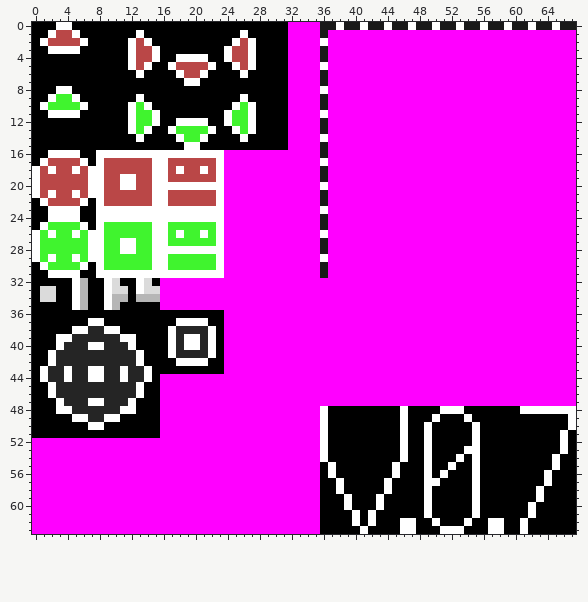
Two states of a sprite sheet, src/main/resources/assets/layertab.png. Above is the file before it was changed.
The file is 68x64 pixels.
After the commit:
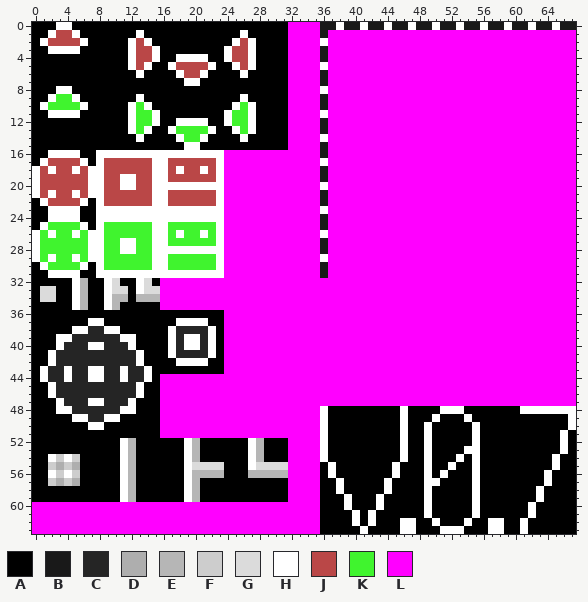
Palette (. is transparent): A #000000  B #191919  C #252525  D #aeaeae  E #b6b6b6  F #cdcdcd  G #dbdbdb  H #ffffff  J #ba4747  K #40f42e  L #ff00ff
What changed:
Colour L becomes colour A in rows 52 to 53 at x 0 to 10, 13 to 18, 21 to 26 and 29 to 31; in row 54 at x 0 to 1, 6 to 10, 13 to 18, 21 to 26 and 29 to 31; in rows 55 to 56 at x 0 to 1, 6 to 10, 13 to 18 and 24 to 26; in row 57 at x 0 to 1, 6 to 10, 13 to 18 and 21 to 31; in rows 58 to 59 at x 0 to 10, 13 to 18 and 21 to 31.
Colour L becomes colour D in row 55 at x 3 and 5; in row 57 at x 3 and 5.
Colour L becomes colour E in rows 52 to 54 at x 12, 20 and 28; in row 55 at x 12; in row 56 at x 12, 20 to 23 and 27 to 31; in rows 57 to 59 at x 12 and 20.
Colour L becomes colour F in row 54 at x 3 and 5; in row 55 at x 2 and 4; in row 56 at x 3 and 5; in row 57 at x 2 and 4.
Colour L becomes colour G in row 55 at x 20 to 23 and 28 to 31.
Colour L becomes colour H in rows 52 to 53 at x 11, 19 and 27; in row 54 at x 2, 4, 11, 19 and 27; in row 55 at x 11, 19 and 27; in row 56 at x 2, 4, 11 and 19; in rows 57 to 59 at x 11 and 19.
